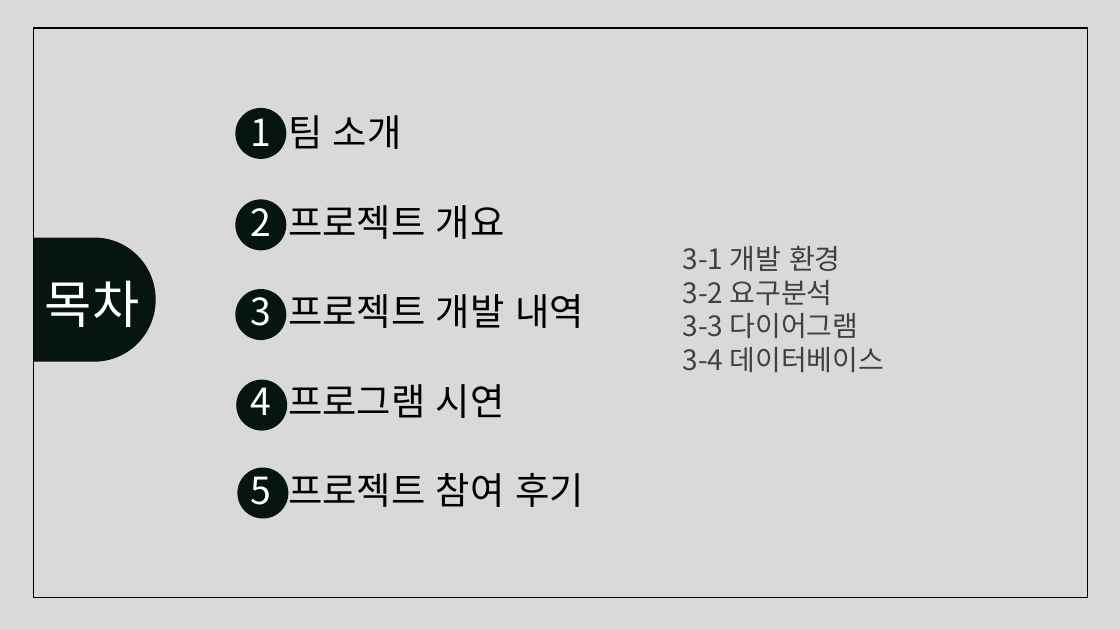
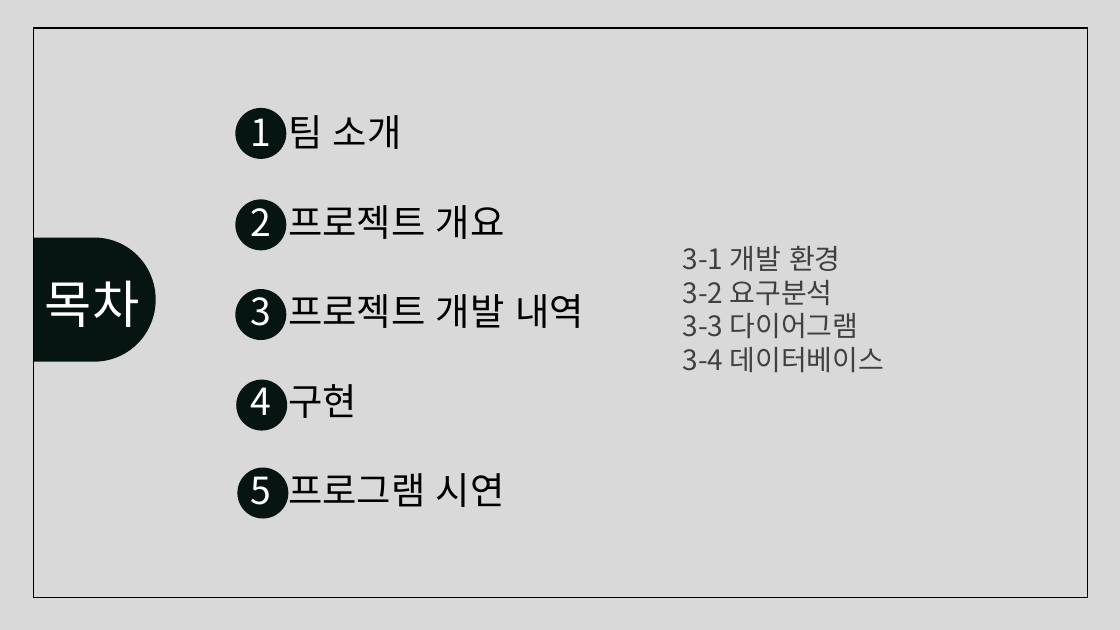
Before and after one commit to juhyeonjong2/KeyBoard, a slide deck: slide 2 of Documents/5. 발표/세상모든키보드.pptx. Drawn at 1120x630 pixels with LibreOffice and Linux fonts; fonts in the diff are those of the drawing. Boxes give left, top, right and bottom in pixels: in the first picture for what was removed or moved away, otherwise in the second. Text is boxed around its words. In the diff, an @@ line names an element or a change of style, - is before the commit and + after.

Commit message:
발표자료 수정
 - 데이터베이스 ERD 추가
 - 구현 탭 추가

```diff
--- a/Documents/5. 발표/세상모든키보드.pptx
+++ b/Documents/5. 발표/세상모든키보드.pptx
@@ text at [251,377,505,507]: text changed @@
-4 프로그램 시연
-5 프로젝트 참여 후기
+4 구현
+5 프로그램 시연
```
Also in this commit, not shown: 5 other slides changed, 2 slides added.
